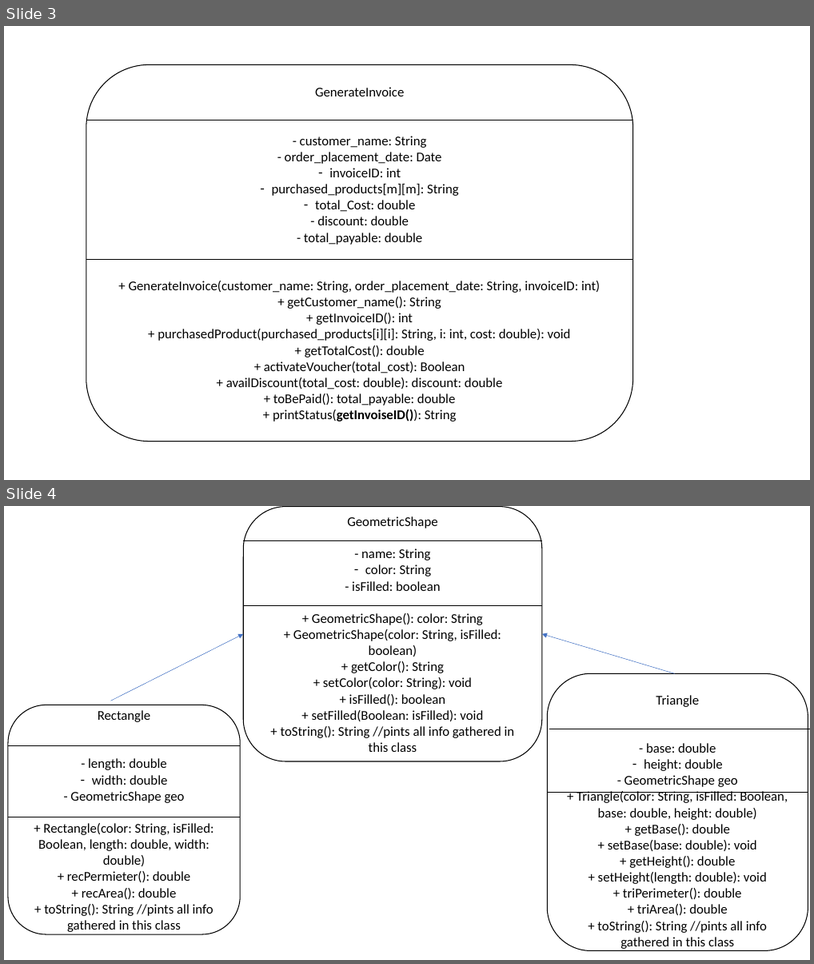
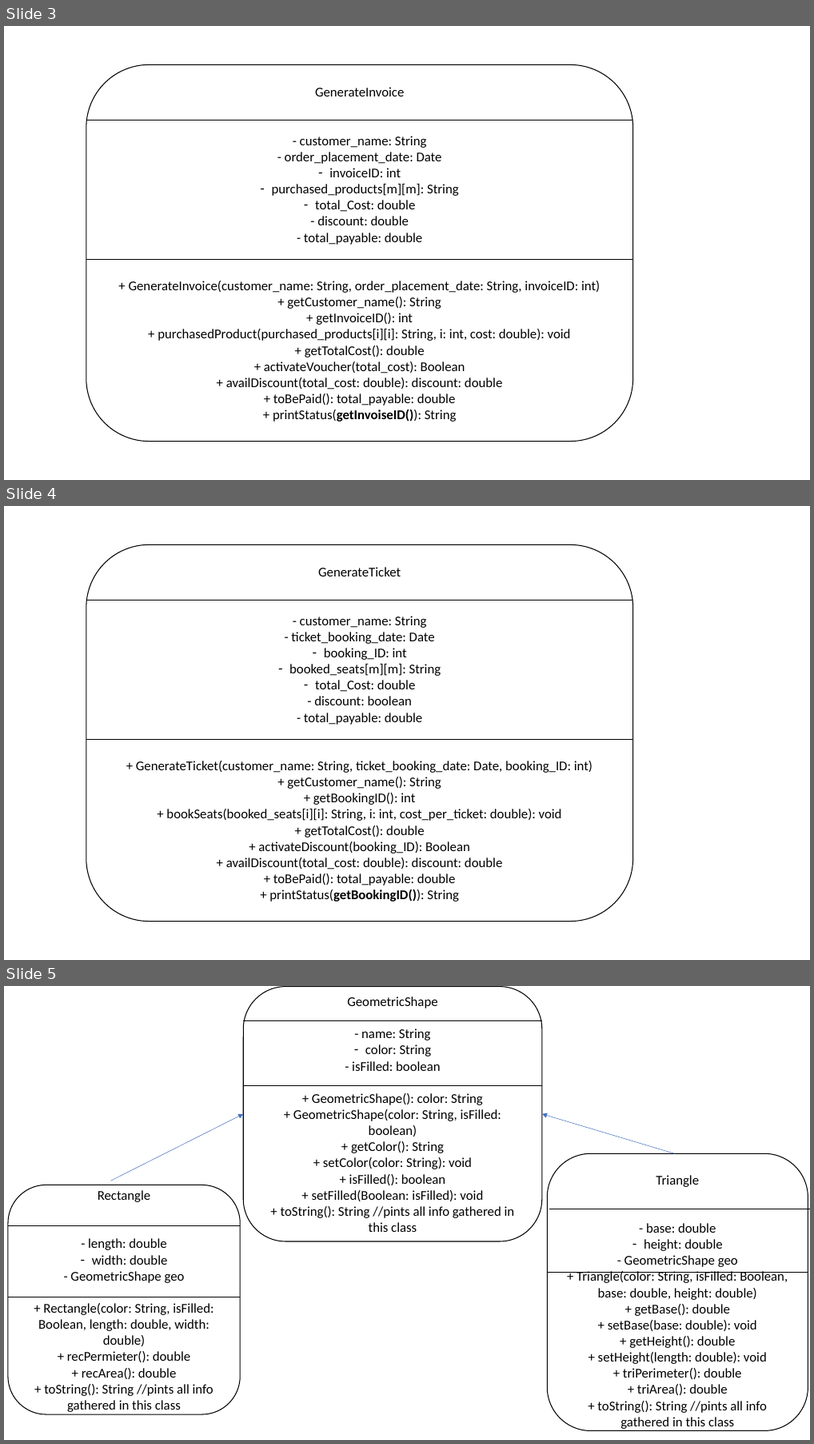
Before and after one commit to TaoseefIshtiak/taoseefishtiak.github.io, a slide deck: CSE215_lab-Manuals/UML.pptx. Shown one above the other, each under a label of ours: slides 3 and 4 before the commit, slides 3, 4 and 5 after it. The pictures are 814x964 and 814x1444 pixels, drawn with LibreOffice and Linux fonts; fonts in the diff are those of the drawing. Boxes give left, top, right and bottom in pixels: in the first picture for what was removed or moved away, otherwise in the second. Text is boxed around its words. In the diff, an @@ line names an element or a change of style, - is before the commit and + after.

```diff
--- a/CSE215_lab-Manuals/UML.pptx
+++ b/CSE215_lab-Manuals/UML.pptx
@@ slide 4 added at [4,506,810,960], background #FFFFFF @@
@@ rounded rectangle added at [86,544,634,921], outline #000000 1 pt, 16 pt, text #000000 @@
+GenerateTicket
+- customer_name: String
+- ticket_booking_date: Date
+– booking_ID: int
+– booked_seats[m][m]: String
+– total_Cost: double
+- discount: boolean
+- total_payable: double
++ GenerateTicket(customer_name: String, ticket_booking_date: Date, booking_ID: int)
++ getCustomer_name(): String
++ getBookingID(): int
++ bookSeats(booked_seats[i][i]: String, i: int, cost_per_ticket: double): void
++ getTotalCost(): double
++ activateDiscount(booking_ID): Boolean
++ availDiscount(total_cost: double): discount: double
++ toBePaid(): total_payable: double
++ printStatus(getBookingID()): String
@@ line added from (86, 600) to (634, 600), #000000 0.5 pt @@
@@ line added from (86, 739) to (634, 739), #000000 0.5 pt @@
@@ what was slide 4 is now slide 5 @@
```
Also in this commit, not shown: 1 other slide added, 19 other files.
